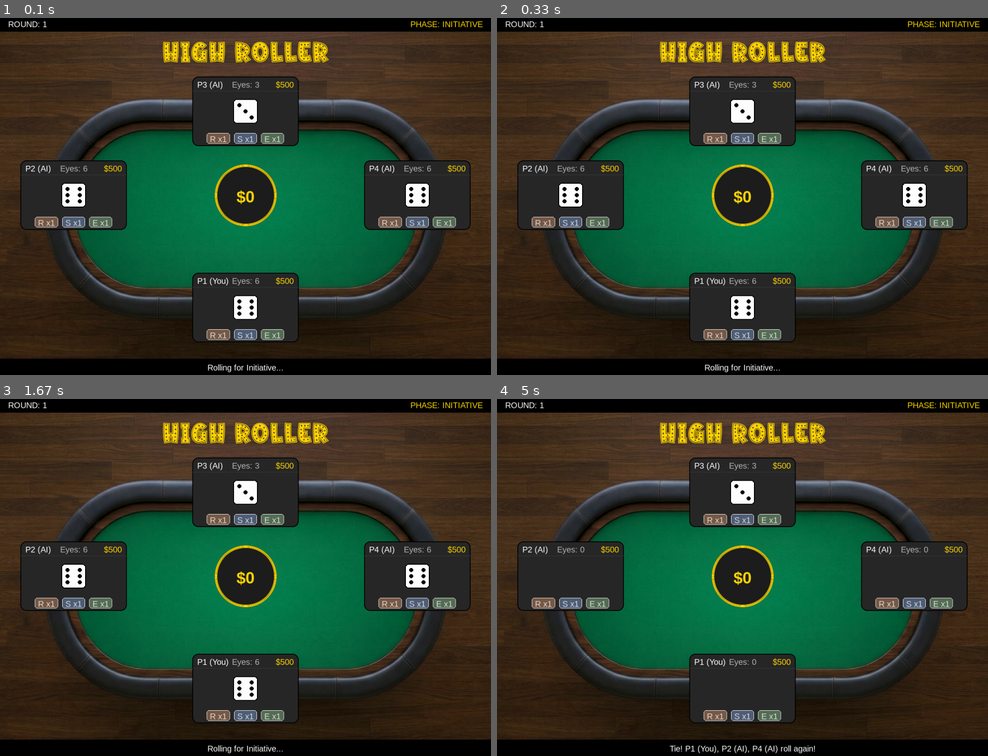
Above: before the commit, frames 1-4 (two rows, left to right).
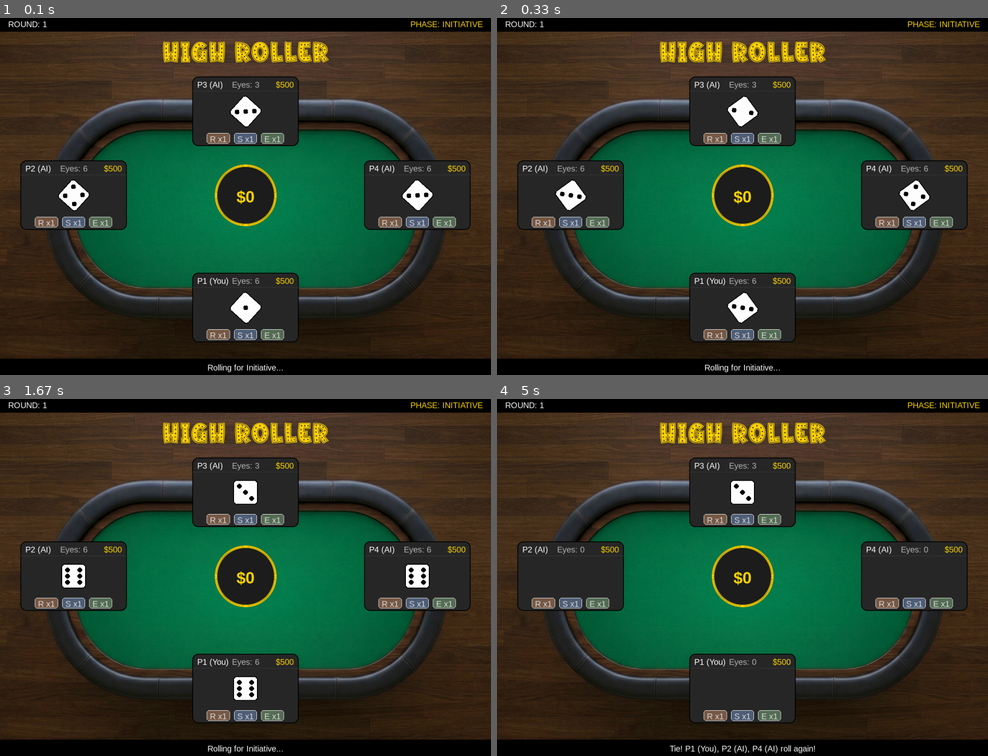
Above: after the commit, the same moments.

Repository: codingwithroman/pygame_softeng
Game: pygame game, started from main.py
The game is run twice, just before and just after one commit, with the same random seed, the same clock (stepped at 60 frames per second) and the same inputs.
Inputs:
- Up to frame 1 (0.1 s): no input
- Up to frame 2 (0.33 s): no input
- Up to frame 3 (1.67 s): no input
- Up to frame 4 (5 s): no input

The runs differ from the first frame. In frame 1, 0.8% of the frame differs, in the area x 11-89%, y 21-86%; in frame 2, 0.8%; in frame 3, 0.1%; in frame 4, less than 0.1%.

Commit message:
add dice rolling animation

Diff:
--- a/dice_renderer.py
+++ b/dice_renderer.py
@@ -1,29 +1,27 @@
 import pygame
 from constants import COLOR_WHITE, COLOR_BLACK, DICE_SIZE, PIP_RADIUS
 
-def draw_die(surface, x, y, value):
-    """
-    Draws a programmatic die on the given surface.
-    :param surface: Pygame surface to draw on.
-    :param x: X coordinate of top-left.
-    :param y: Y coordinate of top-left.
-    :param value: Die value (1-6).
-    """
-    # Draw die body
-    die_rect = pygame.Rect(x, y, DICE_SIZE, DICE_SIZE)
-    pygame.draw.rect(surface, COLOR_WHITE, die_rect, border_radius=8)
-    pygame.draw.rect(surface, COLOR_BLACK, die_rect, width=2, border_radius=8)
+def draw_die(self, x, y, size, value, target_surf=None):
+    # We bepalen op welk 'blaadje' we tekenen.
+    # Als er een target_surf is, tekenen we daarop vanaf (0,0)
+    surf = target_surf if target_surf else self.screen
 
-    # Draw pips
-    # Relative positions for pips (center of pips)
-    # Positions are roughly:
-    # (1/4, 1/4) (1/2, 1/4) (3/4, 1/4)
-    # (1/4, 1/2) (1/2, 1/2) (3/4, 1/2)
-    # (1/4, 3/4) (1/2, 3/4) (3/4, 3/4)
+    # Als we op een target_surf tekenen, moeten de coördinaten lokaal zijn (0,0)
+    # Anders gebruiken we de x en y van het scherm.
+    # draw_x = 0 if target_surf else x
+    # draw_y = 0 if target_surf else y
 
-    q1 = DICE_SIZE // 4
-    q2 = DICE_SIZE // 2
-    q3 = 3 * DICE_SIZE // 4
+    # Gebruik de 'size' parameter in plaats van de hardcoded DICE_SIZE voor flexibiliteit
+    die_rect = pygame.Rect(x, y, size, size)
+
+    # Body tekenen op 'surf'
+    pygame.draw.rect(surf, COLOR_WHITE, die_rect, border_radius=8)
+    pygame.draw.rect(surf, COLOR_BLACK, die_rect, width=2, border_radius=8)
+
+    # Pips berekenen op basis van de meegegeven 'size'
+    q1 = size // 4
+    q2 = size // 2
+    q3 = 3 * size // 4
 
     pip_positions = {
         1: [(q2, q2)],
@@ -34,6 +32,10 @@
         6: [(q1, q1), (q1, q2), (q1, q3), (q3, q1), (q3, q2), (q3, q3)]
     }
 
+    # PIP_RADIUS ook schalen met de grootte van de dobbelsteen voor een mooier beeld
+    current_pip_radius = max(2, size // 10)
+
     if value in pip_positions:
         for px, py in pip_positions[value]:
-            pygame.draw.circle(surface, COLOR_BLACK, (x + px, y + py), PIP_RADIUS)
+            # Teken de pips relatief aan draw_x en draw_y
+            pygame.draw.circle(surf, COLOR_BLACK, (x + px, y + py), current_pip_radius)
--- a/main.py
+++ b/main.py
@@ -21,6 +21,9 @@
         self.btn_font = pygame.font.SysFont("Arial", 18, bold=True)
         self.font_title = pygame.font.Font("assets/RetroCasino.ttf", 72)
         self.bet_font = pygame.font.SysFont("Arial", 32, bold=True) # Een stuk groter dan de 18 van de buttons
+        self.previous_dice_snapshots = {}
+        self.dice_animation_timers = {}
+        self.DICE_ANIMATION_LENGTH = 30
 
         # Initialize attributes to satisfy linter
         self.players = []
@@ -727,12 +730,66 @@
             # self.screen.blit(pts, (x + 10, y + 40))
 
             # Dice (centered)
-            if p.dice:
-                total_w = len(p.dice) * (DICE_SIZE + 10) - 10
-                start_x = x + (w - total_w) // 2
-
-                for j, val in enumerate(p.dice):
-                    draw_die(self.screen, start_x + j * (DICE_SIZE + 10), y + 55, val)
+            # if p.dice:
+            #     total_w = len(p.dice) * (DICE_SIZE + 10) - 10
+            #     start_x = x + (w - total_w) // 2
+
+            #     for j, val in enumerate(p.dice):
+            #         draw_die(self.screen, start_x + j * (DICE_SIZE + 10), y + 55, val)
+
+
+            # ===== DICE (CENTER) =====
+            current_logical_dice = p.dice if p.dice else [] # Fix: 'player' -> 'p'
+            dice_to_render = current_logical_dice
+
+            # --- ANIMATIE LOGICA START ---
+            player_name = p.name # Fix: 'player' -> 'p'
+            prev_dice = self.previous_dice_snapshots.get(player_name, [])
+            curr_timer = self.dice_animation_timers.get(player_name, 0)
+
+            if current_logical_dice and current_logical_dice != prev_dice and curr_timer == 0:
+                self.dice_animation_timers[player_name] = self.DICE_ANIMATION_LENGTH
+                curr_timer = self.DICE_ANIMATION_LENGTH
+
+            self.previous_dice_snapshots[player_name] = list(current_logical_dice)
+
+            if curr_timer > 0:
+                num_dice_to_animate = len(current_logical_dice) if len(current_logical_dice) > 0 else 2
+                dice_to_render = [random.randint(1, 6) for _ in range(num_dice_to_animate)]
+                self.dice_animation_timers[player_name] -= 1
+                progress = (self.DICE_ANIMATION_LENGTH - curr_timer) / self.DICE_ANIMATION_LENGTH
+                angle = progress * 720
+            else:
+                angle = 0
+
+            # --- ANIMATIE LOGICA EIND ---
+
+            # Bereken de startpositie zodat de dobbelstenen gecentreerd staan in het panel
+            total_dice_width = len(dice_to_render) * (DICE_SIZE + 10) - 10
+            start_dice_x = x + (w - total_dice_width) // 2
+
+            for j, val in enumerate(dice_to_render):
+                # Fix: 'dx' -> 'x' en 'dy' -> 'y'
+                # We zetten ze op y + 65 om ze onder de nieuwe header te plaatsen
+                px = start_dice_x + j * (DICE_SIZE + 10)
+                py = y + 55
+
+                if curr_timer > 0:
+                    temp_size = int(DICE_SIZE * 1.5)
+                    die_surf = pygame.Surface((temp_size, temp_size), pygame.SRCALPHA)
+
+                    # Belangrijk: we roepen draw_die direct aan (niet via self.dice_renderer)
+                    # We geven 'self' mee omdat de functie dat verwacht in dice_renderer.py
+                    offset = (temp_size - DICE_SIZE) // 2
+                    draw_die(self, offset, offset, DICE_SIZE, val, target_surf=die_surf)
+
+                    rotated_die = pygame.transform.rotate(die_surf, angle)
+                    new_rect = rotated_die.get_rect(center=(px + DICE_SIZE // 2, py + DICE_SIZE // 2))
+                    self.screen.blit(rotated_die, new_rect)
+                else:
+                    # Statische render
+                    draw_die(self, px, py, DICE_SIZE, val)
+
 
             # ===== INVENTORY (BADGES) =====
             if p.inventory:
